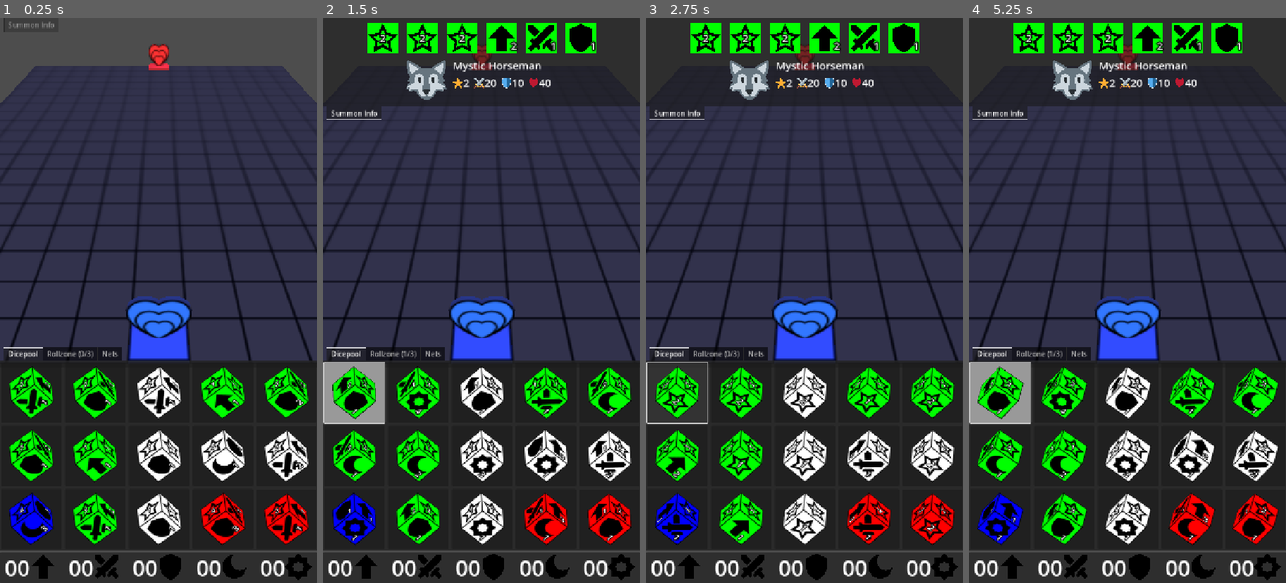
Above: before the commit, frames 1-4 (left to right).
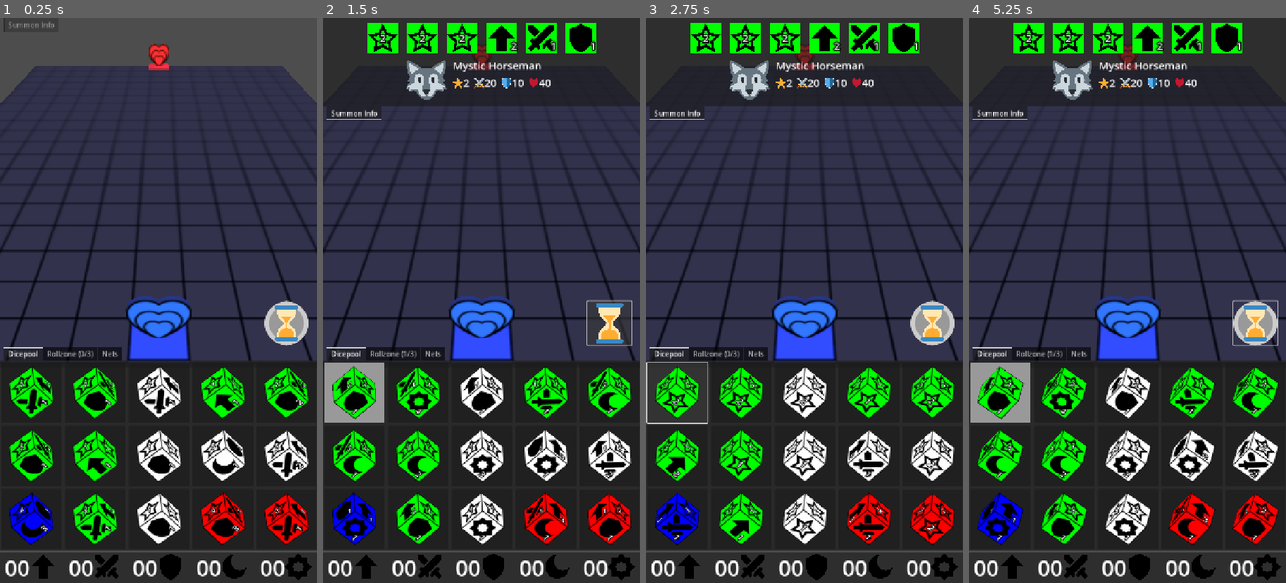
Above: after the commit, the same moments.

Repository: francocurotto/DDMre
Game: Godot game, scene res://scenes/duel.tscn
Two runs of this game, one before a commit and one after it. Both use one fixed random seed, a clock stepped at 60 frames per second and the inputs below.
Inputs (mouse positions are in pixels of both pictures, inside the frame that each line leads up to):
- Up to frame 1 (0.25 s): no input
- Up to frame 2 (1.5 s): click (354, 390) at 0.52 s; click (608, 323) at 1.27 s
- Up to frame 3 (2.75 s): click (677, 390) at 2.02 s
- Up to frame 4 (5.25 s): click (1254, 323) at 2.77 s; click (1000, 390) at 3.52 s; click (1254, 323) at 4.27 s; move the mouse to (1197, 272) at 5.02 s; click (1197, 272) at 5.17 s

The runs differ from the first frame. In frame 1, 0.9% of the frame differs, in the area x 83-98%, y 50-58%; in frame 2, 0.7%; in frame 3, 0.9%; in frame 4, 1.1%, in the area x 0-98%, y 49-72%.

Commit message:
started enturn button

Diff:
--- /dev/null
+++ b/source/assets/icons/END_TURN.svg
@@ -0,0 +1,2 @@
+<?xml version="1.0" encoding="utf-8"?><!-- Uploaded to: SVG Repo, www.svgrepo.com, Generator: SVG Repo Mixer Tools -->
+<svg width="800px" height="800px" viewBox="0 0 36 36" xmlns="http://www.w3.org/2000/svg" xmlns:xlink="http://www.w3.org/1999/xlink" aria-hidden="true" role="img" class="iconify iconify--twemoji" preserveAspectRatio="xMidYMid meet"><path fill="#FFE8B6" d="M21 18c0-2.001 3.246-3.369 5-6c2-3 2-10 2-10H8s0 7 2 10c1.754 2.631 5 3.999 5 6s-3.246 3.369-5 6c-2 3-2 10-2 10h20s0-7-2-10c-1.754-2.631-5-3.999-5-6z"></path><path fill="#FFAC33" d="M20.999 24c-.999 0-2.057-1-2.057-2C19 20.287 19 19.154 19 18c0-3.22 3.034-4.561 4.9-7H12.1c1.865 2.439 4.9 3.78 4.9 7c0 1.155 0 2.289.058 4c0 1-1.058 2-2.058 2c-2 0-3.595 1.784-4 3c-1 3-1 7-1 7h16s0-4-1-7c-.405-1.216-2.001-3-4.001-3z"></path><path fill="#3B88C3" d="M30 34a2 2 0 0 1-2 2H8a2 2 0 0 1 0-4h20a2 2 0 0 1 2 2zm0-32a2 2 0 0 1-2 2H8a2 2 0 0 1 0-4h20a2 2 0 0 1 2 2z"></path></svg>
--- a/source/project.godot
+++ b/source/project.godot
@@ -10,7 +10,7 @@
 
 [application]
 
-config/name="DiceTest"
+config/name="DDMre"
 run/main_scene="uid://cxmgqmkxvls2s"
 config/features=PackedStringArray("4.4", "Mobile")
 config/icon="res://icon.svg"
--- a/source/scenes/duel.tscn
+++ b/source/scenes/duel.tscn
@@ -1,16 +1,12 @@
-[gd_scene load_steps=4 format=3 uid="uid://cxmgqmkxvls2s"]
+[gd_scene load_steps=3 format=3 uid="uid://cxmgqmkxvls2s"]
 
 [ext_resource type="PackedScene" uid="uid://cqc1roopbg664" path="res://scenes/dungeon/dungeon.tscn" id="2_j5jx5"]
 [ext_resource type="PackedScene" uid="uid://f20alyog44y4" path="res://scenes/player_gui/player_gui.tscn" id="3_iyx0m"]
-[ext_resource type="PackedScene" uid="uid://c5hg35ltlxe5h" path="res://scenes/duel_camera/duel_camera.tscn" id="3_mgajk"]
 
 [node name="Duel" type="Node3D"]
 
 [node name="Dungeon" parent="." instance=ExtResource("2_j5jx5")]
 
-[node name="DuelCamera" parent="." instance=ExtResource("3_mgajk")]
-transform = Transform3D(1, 0, 0, 0, 0.707106, 0.707106, 0, -0.707106, 0.707106, 0, 5, 4)
-
 [node name="DirectionalLight3D" type="DirectionalLight3D" parent="."]
 transform = Transform3D(1, 0, 0, 0, 0.684331, 0.729172, 0, -0.729171, 0.684332, 0, 8.089, 6.504)
 
--- a/source/scenes/player_gui/dungeon_gui/dungeon_gui.gd
+++ b/source/scenes/player_gui/dungeon_gui/dungeon_gui.gd
@@ -5,7 +5,7 @@
 const DIMDICE_DRAG_THRESHOLD = 10
 #endregion
 
-#region public functions
+#region public variables
 var player_gui
 #endregion
 
@@ -16,6 +16,7 @@
 
 #region onready variables
 @onready var controls = $TouchControls
+@onready var camera_reset = %CameraReset
 #endregion
 
 #region builtin functions
@@ -26,7 +27,6 @@
 	controls.dragging.connect(on_dragging)
 	controls.drag_released.connect(on_drag_released)
 	controls.pinching.connect(on_pinching)
-	Globals.duel_camera.camera_moved.connect(func(): $CameraReset.visible=true)
 #endregion
 
 #region signals callbacks
@@ -52,7 +52,8 @@
 		Globals.dungeon.on_tile_touched(tile, dimdice_position, player_gui.net)
 
 func on_dragging(length, angle):
-	if controls.touched_object == Globals.dungeon.dimdice:
+	var dimdice = Globals.dungeon.dimdice
+	if dimdice and controls.touched_object == dimdice:
 		if dimdice_dragging:
 			move_dimdice()
 		elif length > DIMDICE_DRAG_THRESHOLD:
@@ -80,8 +81,11 @@
 func _on_camera_reset_button_down() -> void:
 	controls.disabled = true
 
+func _on_camera_reset_mouse_exited() -> void:
+	controls.disabled = false
+
 func _on_camera_reset_pressed() -> void:
-	$CameraReset.visible = false
+	%CameraReset.visible = false
 	Globals.duel_camera.on_camera_reset_pressed()
 	controls.disabled = false
 #endregion
--- a/source/scenes/player_gui/dungeon_gui/dungeon_gui.tscn
+++ b/source/scenes/player_gui/dungeon_gui/dungeon_gui.tscn
@@ -1,27 +1,63 @@
-[gd_scene load_steps=4 format=3 uid="uid://dh8dx5olkti0o"]
+[gd_scene load_steps=6 format=3 uid="uid://dh8dx5olkti0o"]
 
 [ext_resource type="Script" uid="uid://sak83cm7tdar" path="res://scenes/player_gui/dungeon_gui/dungeon_gui.gd" id="1_1st0o"]
 [ext_resource type="PackedScene" uid="uid://c6mitq2hlr2wj" path="res://scenes/player_gui/touch_controls/touch_controls.tscn" id="2_dk4qo"]
 [ext_resource type="Texture2D" uid="uid://blc6rks53n7u2" path="res://assets/icons/CAMERA_RESET.png" id="3_gjjas"]
+[ext_resource type="Texture2D" uid="uid://cri2lnbag5evh" path="res://assets/icons/END_TURN.svg" id="4_bxgal"]
+
+[sub_resource type="StyleBoxFlat" id="StyleBoxFlat_bxgal"]
+border_width_left = 10
+border_width_top = 10
+border_width_right = 10
+border_width_bottom = 10
+corner_radius_top_left = 100
+corner_radius_top_right = 100
+corner_radius_bottom_right = 100
+corner_radius_bottom_left = 100
 
 [node name="DungeonGUI" type="Control"]
 layout_mode = 3
-anchors_preset = 0
+anchors_preset = 15
+anchor_right = 1.0
+anchor_bottom = 1.0
+grow_horizontal = 2
+grow_vertical = 2
 size_flags_vertical = 3
 script = ExtResource("1_1st0o")
 
 [node name="TouchControls" parent="." instance=ExtResource("2_dk4qo")]
 layout_mode = 1
 
-[node name="CameraReset" type="Button" parent="."]
+[node name="MarginContainer" type="MarginContainer" parent="."]
+layout_mode = 1
+anchors_preset = 15
+anchor_right = 1.0
+anchor_bottom = 1.0
+grow_horizontal = 2
+grow_vertical = 2
+theme_override_constants/margin_right = 20
+
+[node name="CameraReset" type="Button" parent="MarginContainer"]
+unique_name_in_owner = true
 visible = false
-layout_mode = 0
-offset_left = 640.0
-offset_right = 700.0
-offset_bottom = 50.0
+custom_minimum_size = Vector2(60, 50)
+layout_mode = 2
+size_flags_horizontal = 8
+size_flags_vertical = 0
 icon = ExtResource("3_gjjas")
 flat = true
 expand_icon = true
 
-[connection signal="button_down" from="CameraReset" to="." method="_on_camera_reset_button_down"]
-[connection signal="pressed" from="CameraReset" to="." method="_on_camera_reset_pressed"]
+[node name="EndTurn" type="Button" parent="MarginContainer"]
+custom_minimum_size = Vector2(100, 100)
+layout_mode = 2
+size_flags_horizontal = 8
+size_flags_vertical = 8
+theme_override_styles/normal = SubResource("StyleBoxFlat_bxgal")
+icon = ExtResource("4_bxgal")
+icon_alignment = 1
+expand_icon = true
+
+[connection signal="button_down" from="MarginContainer/CameraReset" to="." method="_on_camera_reset_button_down"]
+[connection signal="mouse_exited" from="MarginContainer/CameraReset" to="." method="_on_camera_reset_mouse_exited"]
+[connection signal="pressed" from="MarginContainer/CameraReset" to="." method="_on_camera_reset_pressed"]
--- a/source/scenes/player_gui/player_gui.gd
+++ b/source/scenes/player_gui/player_gui.gd
@@ -20,6 +20,8 @@
 #region onready variables
 @onready var info_gui = $InfoGUI
 @onready var dice_gui = $DiceGUI
+@onready var dungeon_gui = $DungeonGUI
+@onready var duel_camera = $DuelCamera
 #endregion
 
 #region builtin functions
@@ -34,6 +36,7 @@
 	$DiceGUI.dicepool.dice_button_focused.connect($InfoGUI.on_dice_button_focused)
 	$DiceGUI.rollzone.dimdice_selected.connect($InfoGUI.on_dimdice_selected)
 	$DiceGUI.rollzone.dimdice_selected.connect($DungeonGUI.on_dimdice_selected)
+	$DuelCamera.camera_moved.connect(func(): dungeon_gui.camera_reset.visible=true)
 	# setup net
 	net.type = $DiceGUI.net_buttons.button_group.get_pressed_button().type
 	# initialize dicepool
--- a/source/scenes/player_gui/player_gui.tscn
+++ b/source/scenes/player_gui/player_gui.tscn
@@ -1,9 +1,10 @@
-[gd_scene load_steps=5 format=3 uid="uid://f20alyog44y4"]
+[gd_scene load_steps=6 format=3 uid="uid://f20alyog44y4"]
 
 [ext_resource type="Script" uid="uid://byatxo5j7bca" path="res://scenes/player_gui/player_gui.gd" id="1_dqsj1"]
 [ext_resource type="PackedScene" uid="uid://b4dd1nvrn8axq" path="res://scenes/player_gui/info_gui/info_gui.tscn" id="1_loavl"]
 [ext_resource type="PackedScene" uid="uid://c4thhg2j07f1s" path="res://scenes/player_gui/dice_gui/dice_gui.tscn" id="2_dqsj1"]
 [ext_resource type="PackedScene" uid="uid://dh8dx5olkti0o" path="res://scenes/player_gui/dungeon_gui/dungeon_gui.tscn" id="3_3hp8r"]
+[ext_resource type="PackedScene" uid="uid://c5hg35ltlxe5h" path="res://scenes/duel_camera/duel_camera.tscn" id="5_dyw2j"]
 
 [node name="PlayerGUI" type="VBoxContainer"]
 anchors_preset = 15
@@ -21,3 +22,7 @@
 
 [node name="DiceGUI" parent="." instance=ExtResource("2_dqsj1")]
 layout_mode = 2
+
+[node name="DuelCamera" parent="." instance=ExtResource("5_dyw2j")]
+transform = Transform3D(1, 0, 0, 0, 0.707106, 0.707106, 0, -0.707106, 0.707106, 0, 5, 4)
+current = true
Not shown, added: source/assets/icons/END_TURN.svg.import
